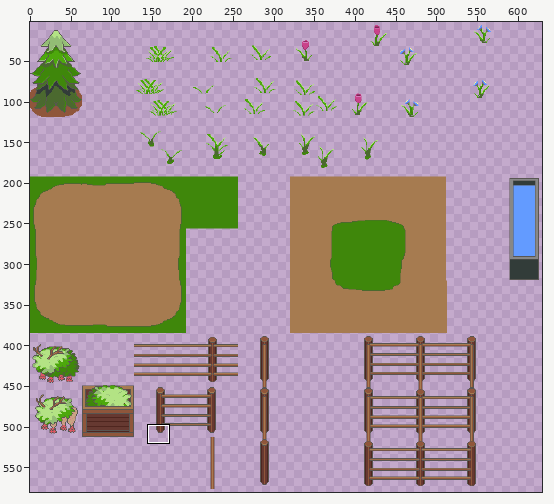
Pixel-art file: assets/maps/aseprite/forest_scenary.aseprite. Above: a wide view before the commit, with the close-up outlined.
Close-up. Earlier state:
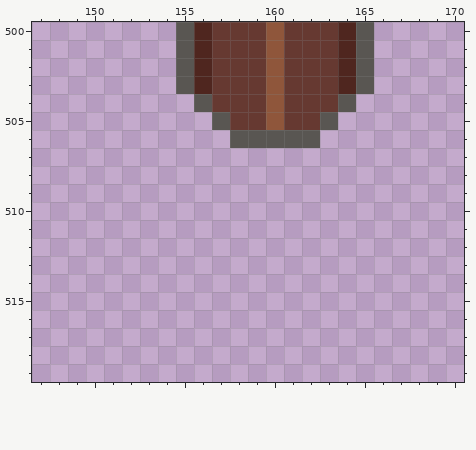
640x640 pixels, 1 frame. Shown: x 147..170, y 500..519. The wide view leaves out empty margins. The commit also changed other parts of the picture, which this record leaves out.
Once edited:
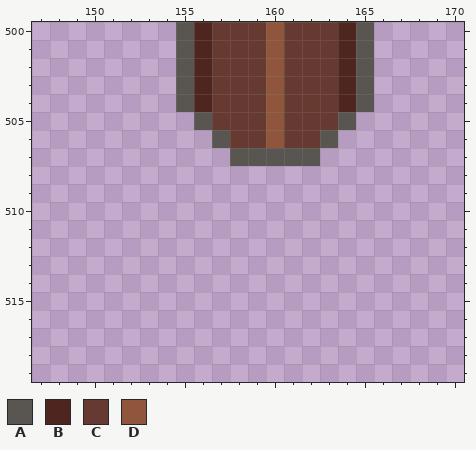
Palette (. is transparent): A #595652  B #4f261f  C #663931  D #8f563b
From old to new:
Colour A now appears in row 504 at x 155 and 165; in row 505 at x 156 and 164; in row 506 at x 157 and 163; in row 507 at x 158 to 162.
The author changed colour A to colour B in row 504 at x 156 and 164.
The author changed colour A to colour C in row 505 at x 157 and 163; in row 506 at x 158 to 159 and 161 to 162.
The author changed colour A to colour D in row 506 at x 160.
